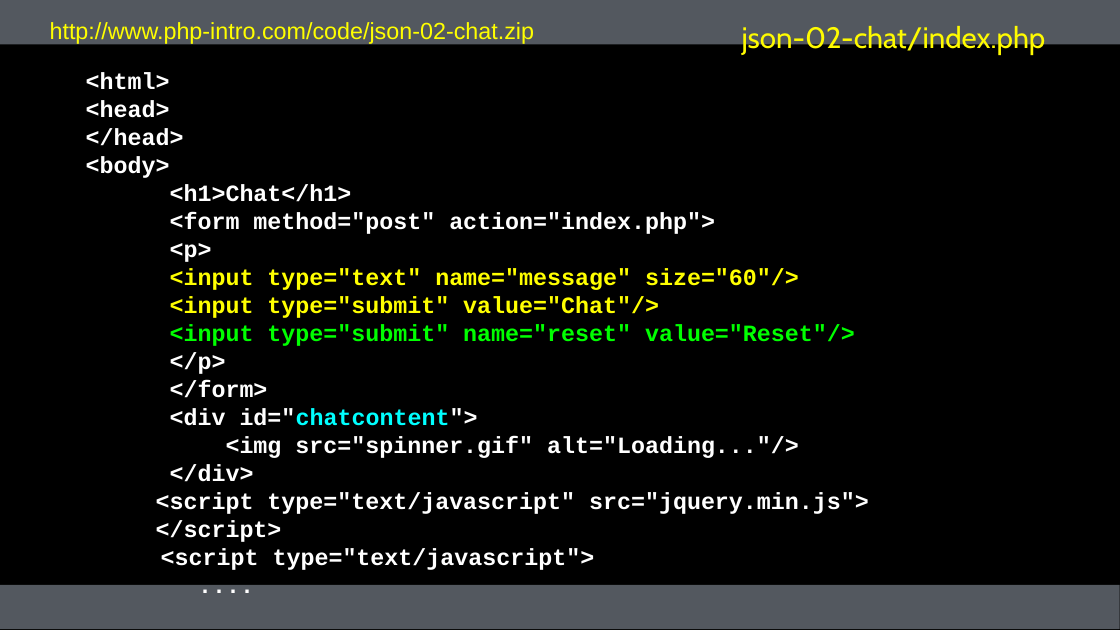
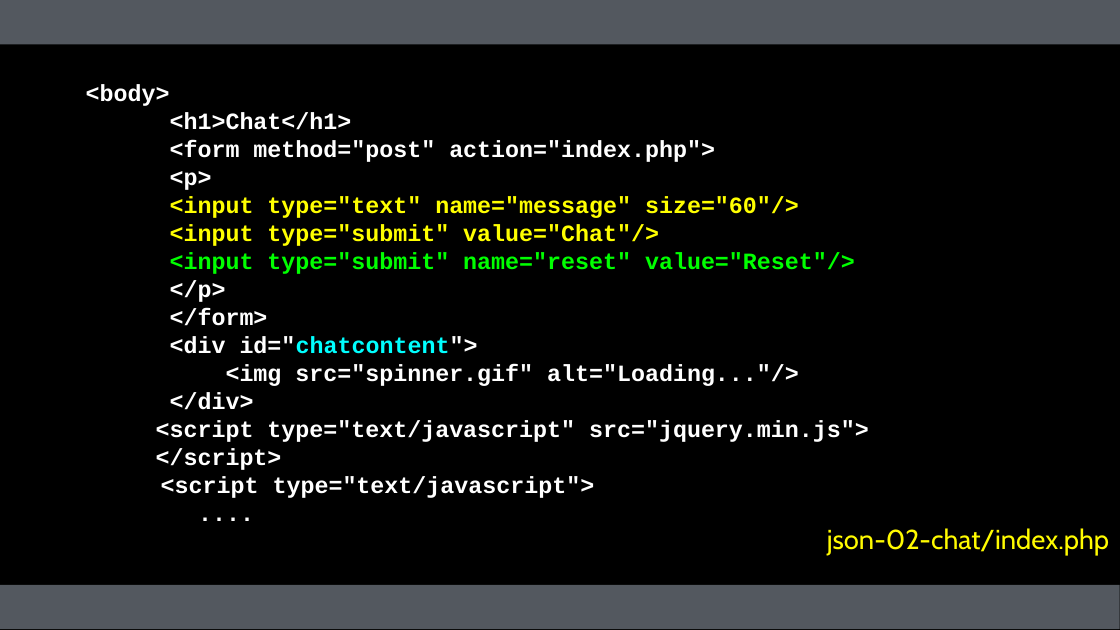
Before and after one commit to csev/wa4e, a slide deck: slide 10 of lectures/JS-04-JSON.ppt. Drawn at 1120x630 pixels with LibreOffice and Linux fonts; fonts in the diff are those of the drawing. Boxes give left, top, right and bottom in pixels: in the first picture for what was removed or moved away, otherwise in the second. Text is boxed around its words. In the diff, an @@ line names an element or a change of style, - is before the commit and + after.

```diff
--- a/lectures/JS-04-JSON.ppt
+++ b/lectures/JS-04-JSON.ppt
@@ text removed at <box>50,22,534,44</box> @@
-http://www.php-intro.com/code/json-02-chat.zip
@@ free "<body>": place and size @@
-free "<body>" at <box>82,53,1067,630</box>
+free "<body>" at <box>82,57,1067,577</box>
@@ text in free at <box>86,72,184,146</box>: paragraphs removed @@
-<html>
-<head>
-</head>
@@ free "json-02-chat/index.php": place and size @@
-free "json-02-chat/index.php" at <box>728,16,1060,57</box>
+free "json-02-chat/index.php" at <box>803,521,1120,562</box>
@@ free "json-02-chat/index.php" at <box>803,521,1120,562</box>: size 19 to 17.6 pt; line spacing 1 to 0.9 @@
```
Also in this commit, not shown: 12 other slides changed, 5 other files.
